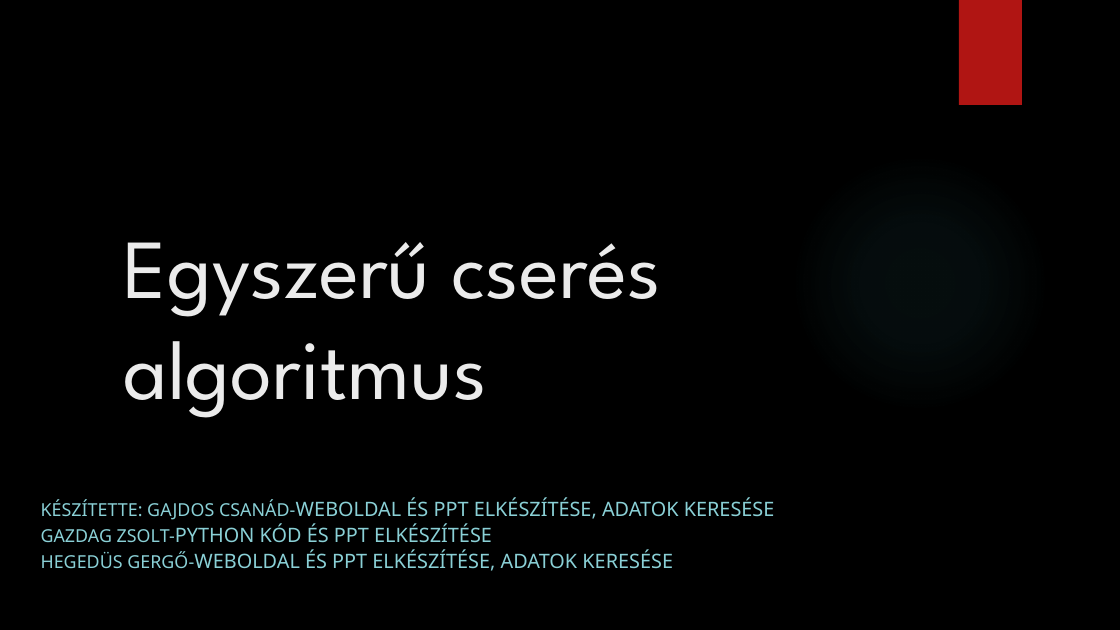
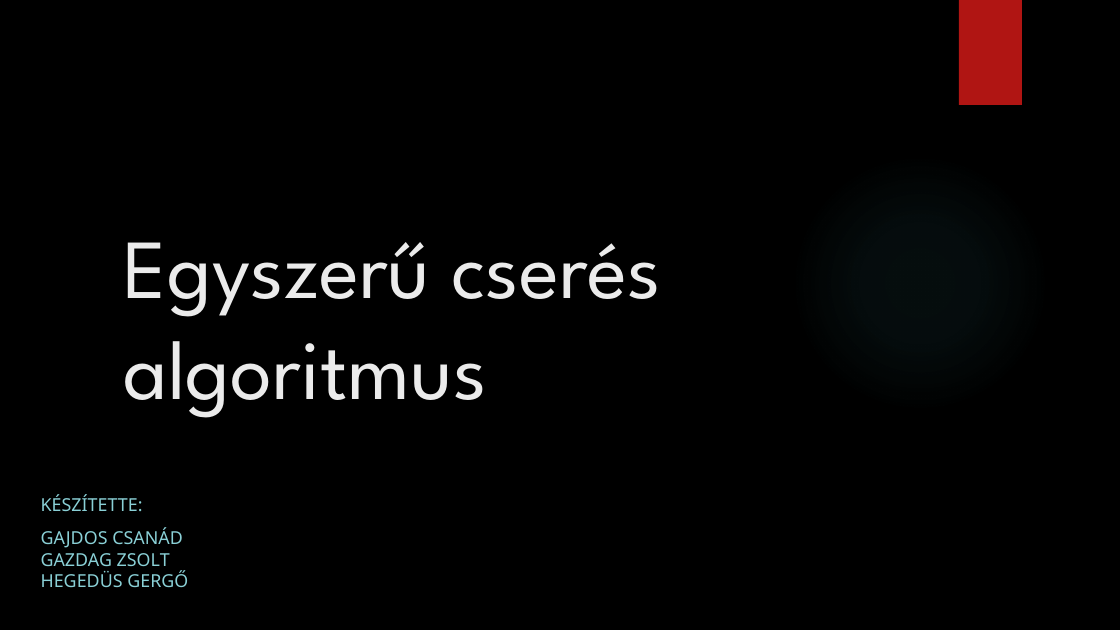
Before and after one commit to Hegedus-Gergo/EGYSZERU, a slide deck: slide 1 of Egyszerű cserés algoritmus.pptx. Drawn at 1120x630 pixels with LibreOffice and Linux fonts; fonts in the diff are those of the drawing; background and template pictures are left out. Boxes give left, top, right and bottom in pixels: in the first picture for what was removed or moved away, otherwise in the second. Text is boxed around its words. In the diff, an @@ line names an element or a change of style, - is before the commit and + after.

```diff
--- a/Egyszerű cserés algoritmus.pptx
+++ b/Egyszerű cserés algoritmus.pptx
@@ subtitle at bbox=[41, 495, 188, 587]: text changed; size 17 to 15.3 pt @@
-KÉSZÍTETTE: GAJDOS CSANÁD-WEBOLDAL ÉS PPT ELKÉSZÍTÉSE, ADATOK KERESÉSE
-GAZDAG ZSOLT-PYTHON KÓD ÉS PPT ELKÉSZÍTÉSE
-HEGEDÜS GERGŐ-WEBOLDAL ÉS PPT ELKÉSZÍTÉSE, ADATOK KERESÉSE
+KÉSZÍTETTE:
+GAJDOS CSANÁD
+GAZDAG ZSOLT
+HEGEDÜS GERGŐ
```
